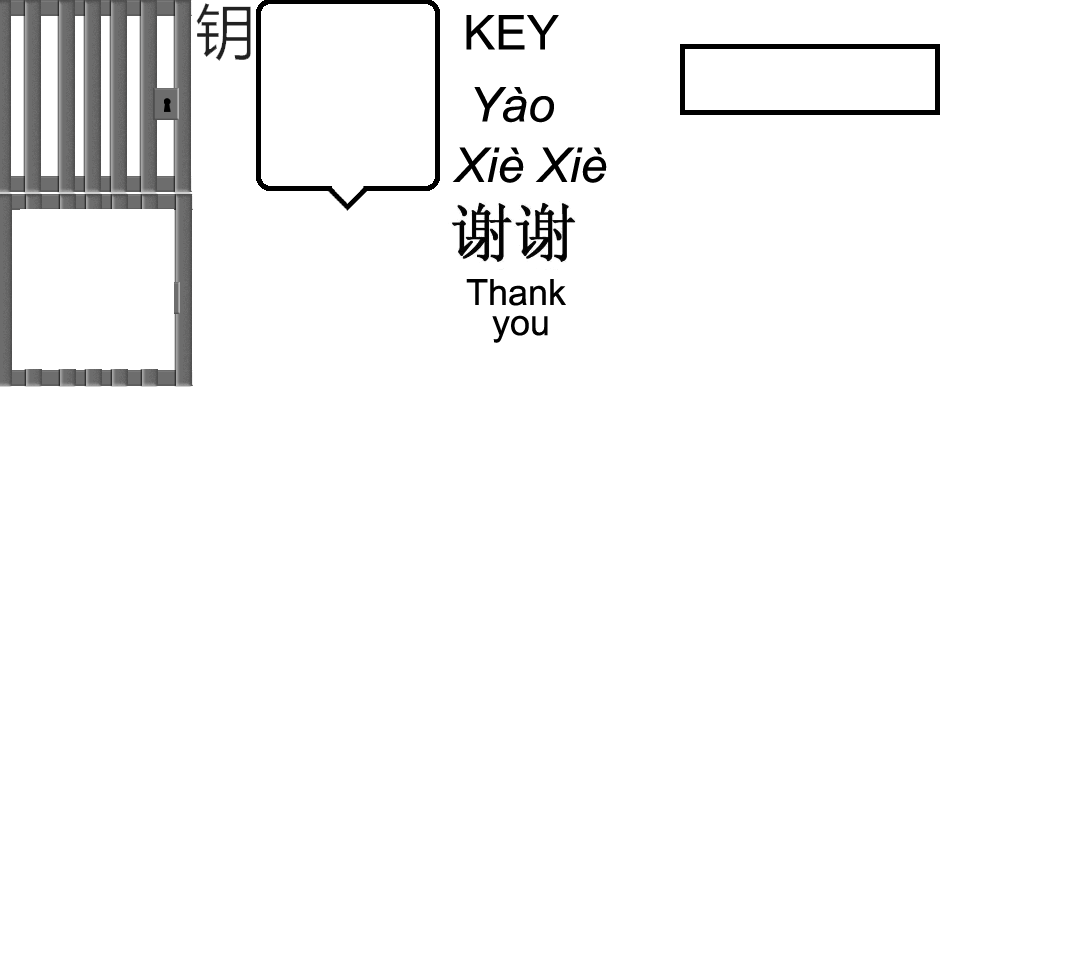
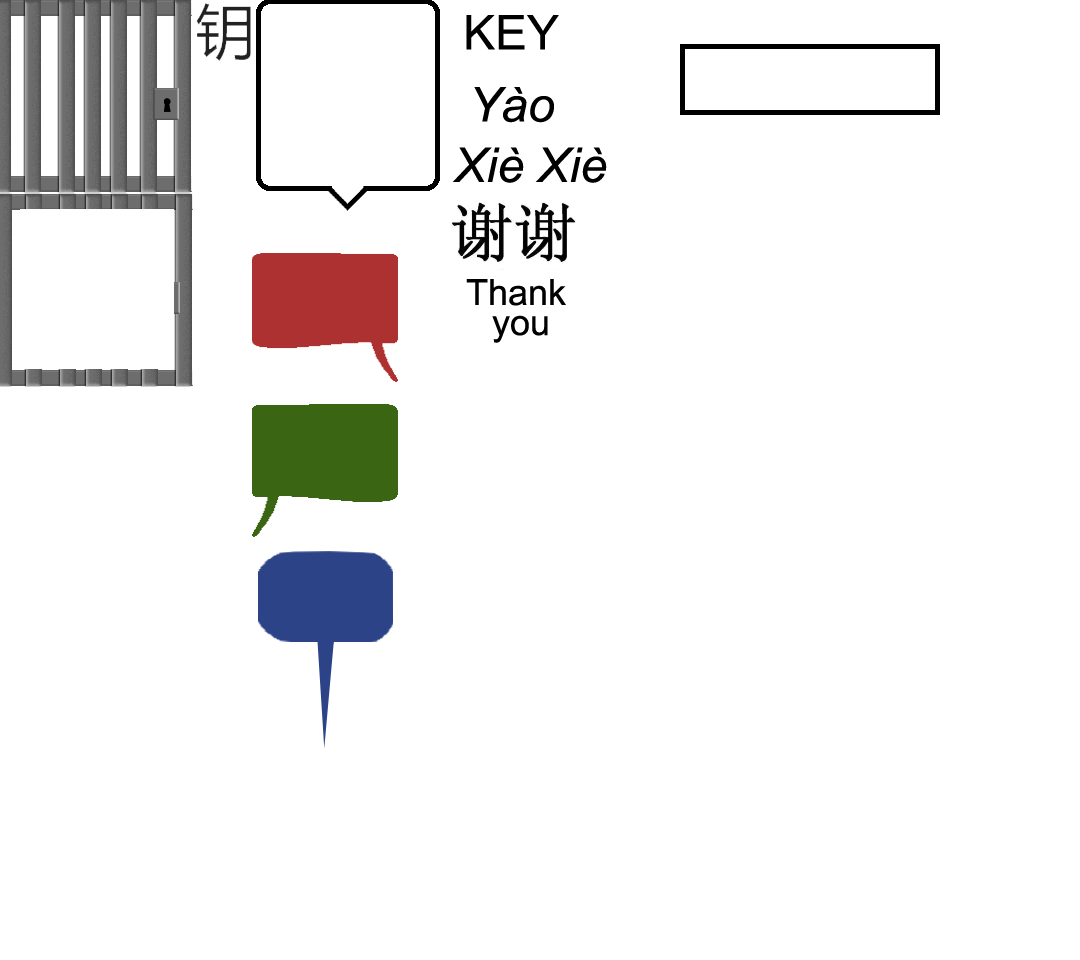
Comparing the layer stacks of the two 1080 × 960 images. Changes:
added group "bubbles" with 4 layers above "Group 1" over [252, 253, 398, 749]
added layer "oxenfree_center" in group "bubbles" over [258, 551, 393, 749]
added layer "oxenfree_right" in group "bubbles" over [252, 404, 398, 537]
added layer "oxenfree_left" in group "bubbles" over [252, 253, 398, 382]
